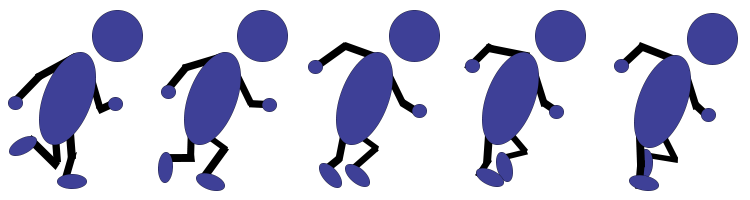
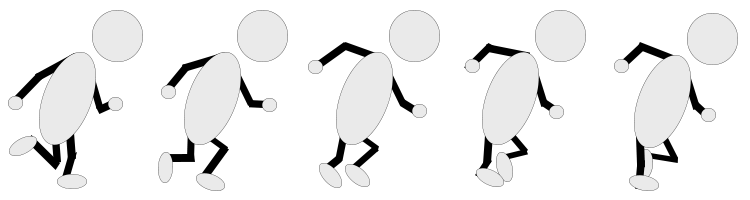
Layers edited between the first and the second 750x200 image:
painted on "Ellipse 3 kopier" (1st of 5, in "Frame5") over [614, 59, 629, 73]
painted on "Ellipse 4 kopier" (1st of 5, in "Frame5") over [629, 175, 659, 191]
painted on "Ellipse 3" (1st of 5, in "Frame5") over [701, 108, 716, 122]
painted on "Ellipse 2" (1st of 5, in "Frame5") over [687, 13, 738, 65]
painted on "Ellipse 1" (1st of 5, in "Frame5") over [634, 55, 691, 148]
painted on "Ellipse 4" (1st of 5, in "Frame5") over [637, 149, 653, 179]
painted on "Ellipse 3 kopier" (2nd of 5, in "Frame4") over [465, 59, 480, 73]
painted on "Ellipse 4 kopier" (2nd of 5, in "Frame4") over [476, 168, 504, 187]
painted on "Ellipse 3" (2nd of 5, in "Frame4") over [549, 105, 564, 119]
painted on "Ellipse 2" (2nd of 5, in "Frame4") over [535, 10, 586, 62]
painted on "Ellipse 1" (2nd of 5, in "Frame4") over [482, 52, 539, 145]
painted on "Ellipse 4" (2nd of 5, in "Frame4") over [496, 152, 513, 182]
painted on "Ellipse 4 kopier" (3rd of 5, in "Frame3") over [319, 163, 342, 188]
painted on "Ellipse 4" (3rd of 5, in "Frame3") over [345, 164, 370, 187]
painted on "Ellipse 2" (3rd of 5, in "Frame3") over [389, 10, 440, 62]
painted on "Ellipse 1" (3rd of 5, in "Frame3") over [336, 52, 393, 145]
painted on "Ellipse 4 kopier" (4th of 5, in "Frame2") over [158, 152, 173, 183]
painted on "Ellipse 4" (4th of 5, in "Frame2") over [196, 173, 225, 191]
painted on "Ellipse 2" (4th of 5, in "Frame2") over [237, 10, 288, 62]
painted on "Ellipse 1" (4th of 5, in "Frame2") over [184, 52, 241, 145]
painted on "Ellipse 4 kopier" (5th of 5, in "Frame1") over [9, 136, 37, 156]
painted on "Ellipse 4" (5th of 5, in "Frame1") over [57, 174, 87, 189]
painted on "Ellipse 2" (5th of 5, in "Frame1") over [92, 10, 143, 62]
painted on "Ellipse 1" (5th of 5, in "Frame1") over [39, 52, 96, 145]
…and 6 more changes (6 painted)
